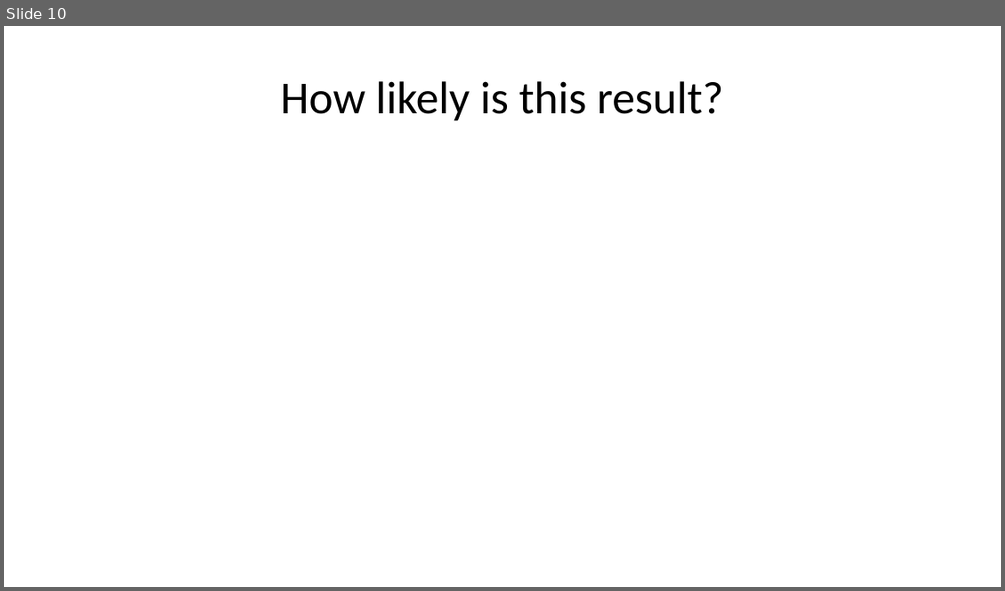
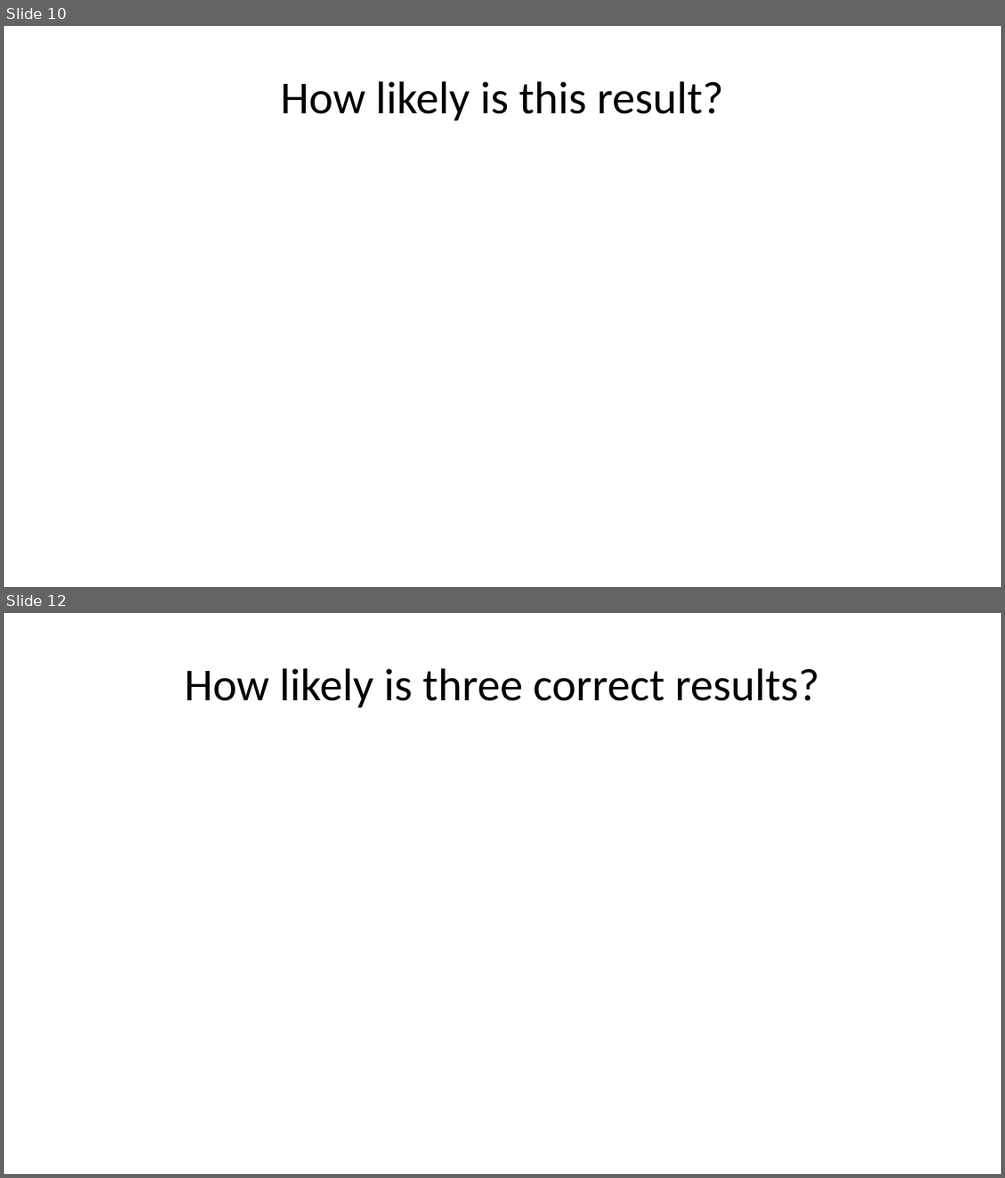
Before and after one commit to pmean/talks, a slide deck: exact-tests/results/exact-and-randomization-tests.pptx. Shown one above the other, each under a label of ours: slide 10 before the commit, slides 10 and 12 after it; the slides between them are not shown. The pictures are 1005x591 and 1005x1178 pixels, drawn with LibreOffice and Linux fonts; fonts in the diff are those of the drawing. Boxes give left, top, right and bottom in pixels: in the first picture for what was removed or moved away, otherwise in the second. Text is boxed around its words. In the diff, an @@ line names an element or a change of style, - is before the commit and + after.

```diff
--- a/exact-tests/results/exact-and-randomization-tests.pptx
+++ b/exact-tests/results/exact-and-randomization-tests.pptx
@@ slide 12 added at (x1=4, y1=613, x2=1001, y2=1174), background #FFFFFF @@
@@ title added at (x1=185, y1=668, x2=819, y2=708), 44 pt, text #000000 @@
+How likely is three correct results?
```
Also in this commit, not shown: 15 other slides added, 9 other files.
